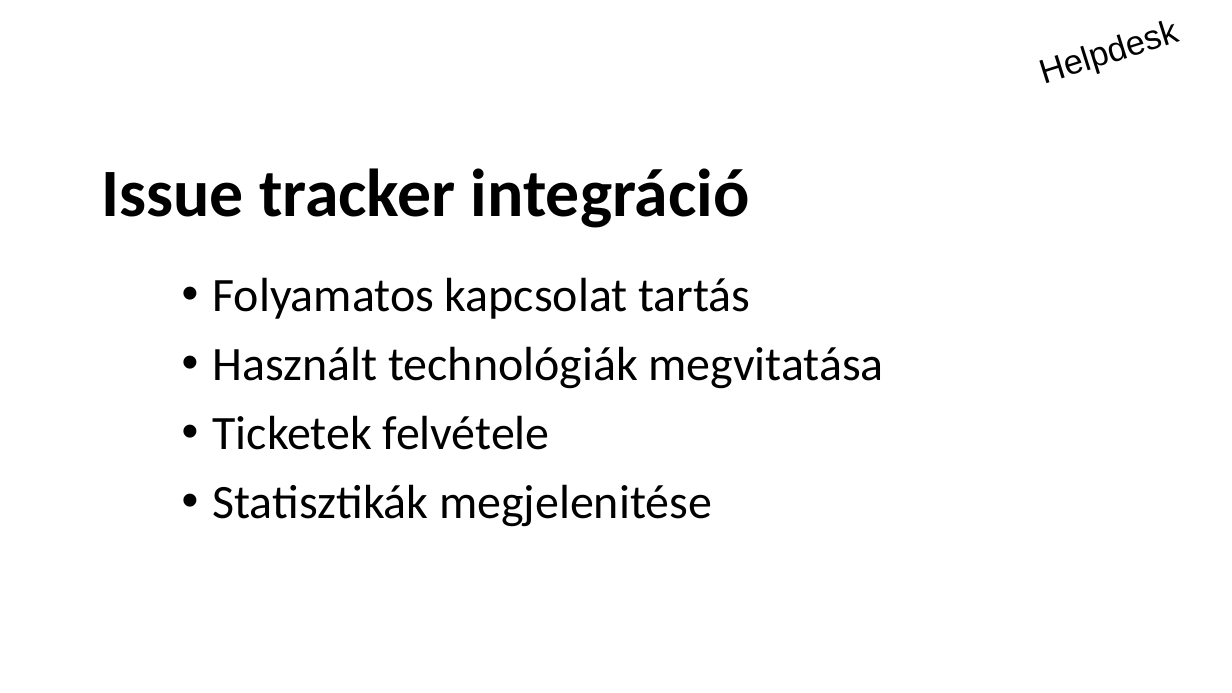
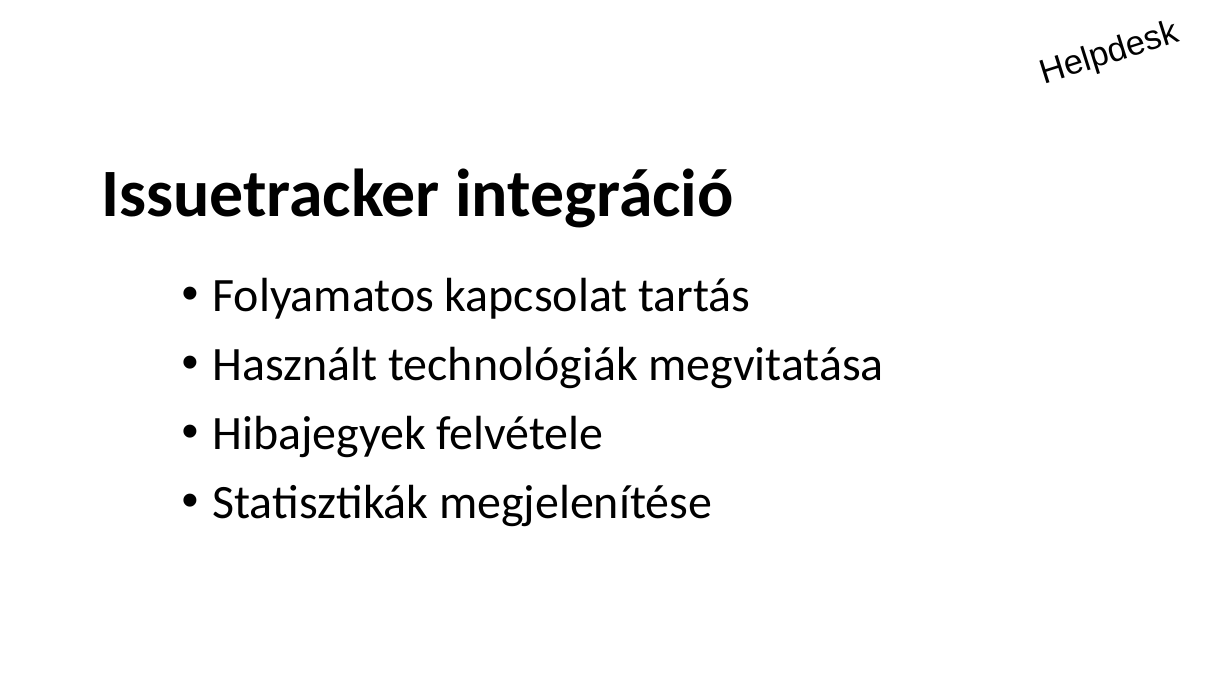
Before and after one commit to schonherz-java-ee-2016-q4/project, a slide deck: slide 7 of presentation/Helpdesk/Tóth László/toth_laszlo.pptx. Drawn at 1232x693 pixels with LibreOffice and Linux fonts; fonts in the diff are those of the drawing; background and template pictures are left out. Boxes give left, top, right and bottom in pixels: in the first picture for what was removed or moved away, otherwise in the second. Text is boxed around its words. In the diff, an @@ line names an element or a change of style, - is before the commit and + after.

```diff
--- a/presentation/Helpdesk/Tóth László/toth_laszlo.pptx
+++ b/presentation/Helpdesk/Tóth László/toth_laszlo.pptx
@@ title at [101,168,734,228]: spaces changed @@
-Issue tracker integráció
+Issuetracker integráció
@@ text at [213,415,711,527]: text changed @@
-• Ticketek felvétele
-• Statisztikák megjelenitése
+• Hibajegyek felvétele
+• Statisztikák megjelenítése
```
Also in this commit, not shown: 6 other slides changed.
